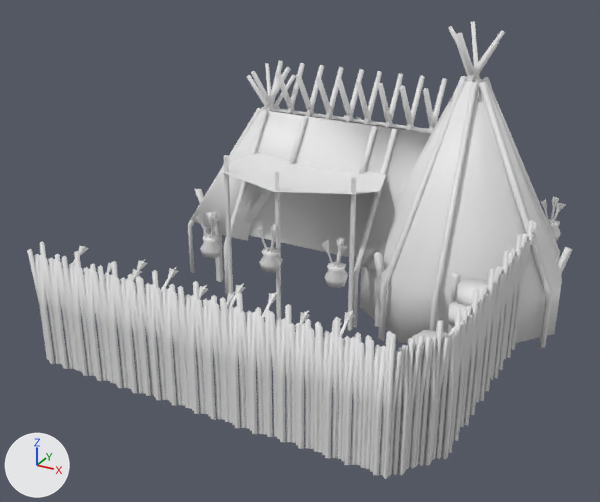
Two versions of the COLLADA model art/meshes/structural/anishinaabe/range.dae, one commit apart.
One viewpoint serves both versions: a camera (50 mm lens) standing at (20.4, -37.3, 20.0) and looking at (-0.1, 0.0, 1.4). Every picture has the same lights, and +X, +Y and +Z are marked at lower left. The first picture is the older version.

The first picture shows 'range'.
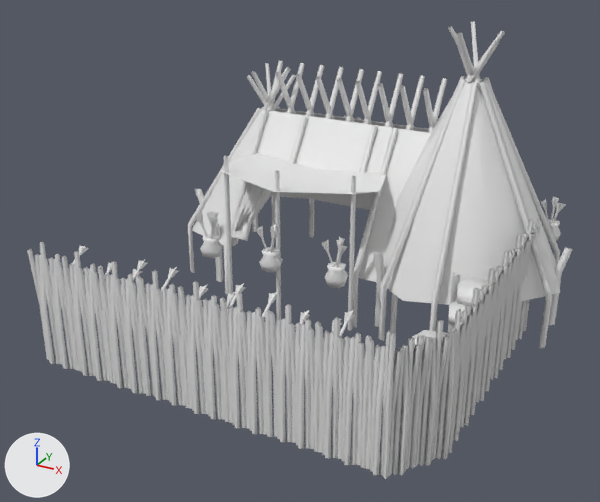
The newer file is also turned or shifted as a whole; pictures and numbers use the older file's frame.

What the commit changed:
me_range is used by ob_range; location (0.0, 0.0, 0.0).
me_range had 2970 vertices, 4344 faces and spanned x -11.5..13.1, y -10.2..14.4, z -3.8..13.2.
me_range now has 3245 vertices, 5016 faces and spans x -11.5..13.1, y -10.2..14.4, z -3.8..13.2.
me_range part 1: 7 vertices moved from x -10.3..11.7, y 2.3..12.8, z -3.3..0.0 to x -10.3..11.7, y 2.3..12.8, z -0.7; 33 vertices removed from x -11.5..13.1, y 0.9..13.4, z -3.3..10.2; 212 vertices added at x -11.5..13.1, y -1.0..13.7, z -0.7..10.2.
Other edits to the shape of me_range do not show in these pictures.

Location of each change, (x1, y1, x2, y2) in pixels of the pictures (600 x 502 px):
part 1 of me_range, cut back
    before: (191, 81, 562, 343)
    after: (192, 79, 566, 305)
